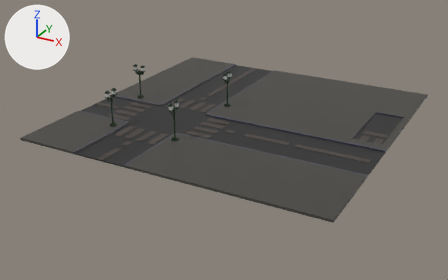
A saved change to the FBX model Kakuto/Assets/Sprites/Background/City/_Single Export/Street_Mesh_002.fbx.
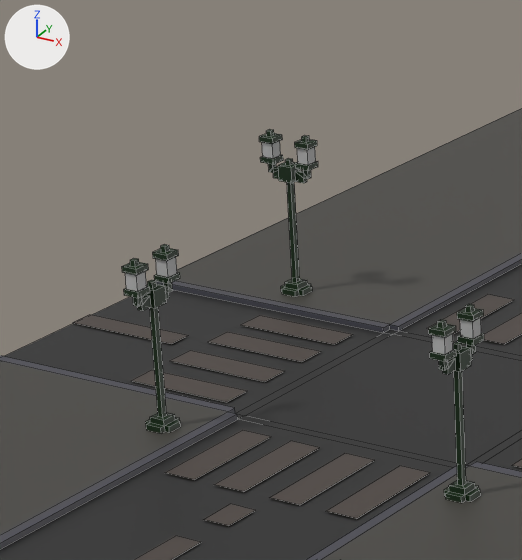
The first picture shows the older version from a camera (50 mm lens) standing at (0.225, -0.441, 0.195) and looking at (-0.006, -0.02, -0.016). The close-ups show both versions on the part from 18% to 42% of the width and 13% to 55% of the height of that picture. The axes (+X, +Y, +Z) are drawn at upper left. The lights are the same throughout. The close-ups show mesh edges as thin lines. Where no turn or scale is listed for an object, it has been applied to the vertices.

In view in the first close-up: 'Street_002'.
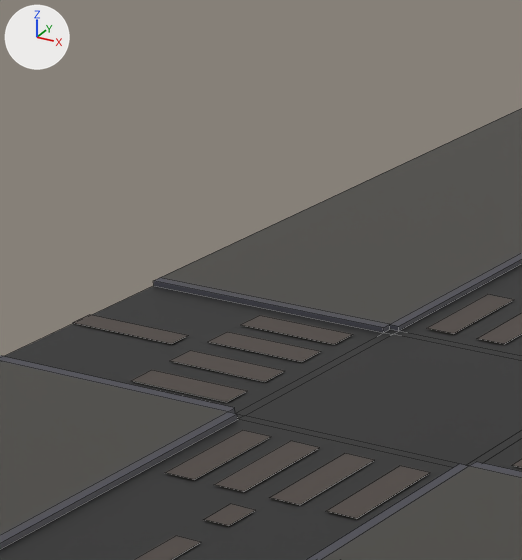
Patch to the scene script:
```diff
--- a/Kakuto/Assets/Sprites/Background/City/_Single Export/Street_Mesh_002.fbx.py
+++ b/Kakuto/Assets/Sprites/Background/City/_Single Export/Street_Mesh_002.fbx.py
@@ me_mesh @@
 # used by ob_street_002; location = (0.0, 0.0, 0.0)
-me_mesh.from_pydata(...)  # 812 vertices, 693 faces; spans x -0.128..0.128, y -0.128..0.128, z 0.0..0.033
+me_mesh.from_pydata(...)  # 220 vertices, 137 faces; spans x -0.128..0.128, y -0.128..0.128, z 0.0..0.002
+# me_mesh part 1: 12 loose pieces with 592 vertices, spanning x -0.106..-0.018, y -0.078..0.018, z 0.002..0.033, are deleted
 me_mesh.materials.append(mat_citypalette)
-me_mesh.materials.append(mat_yellowlight_mat)  # grey #bcbcbc
```

What differs and where, as boxes (x1, y1, x2, y2) in the close-ups (522 x 560 px):
part 1 of me_mesh, deleted
    before: (122, 129, 484, 502)
